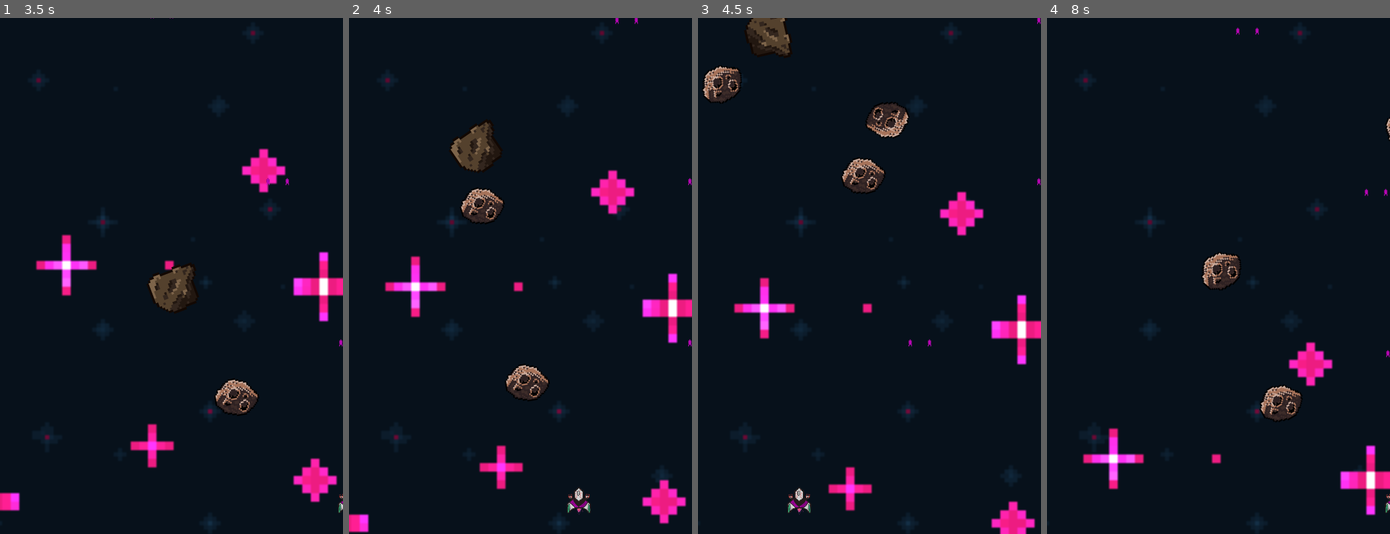
Above: before the commit, frames 1-4 (left to right).
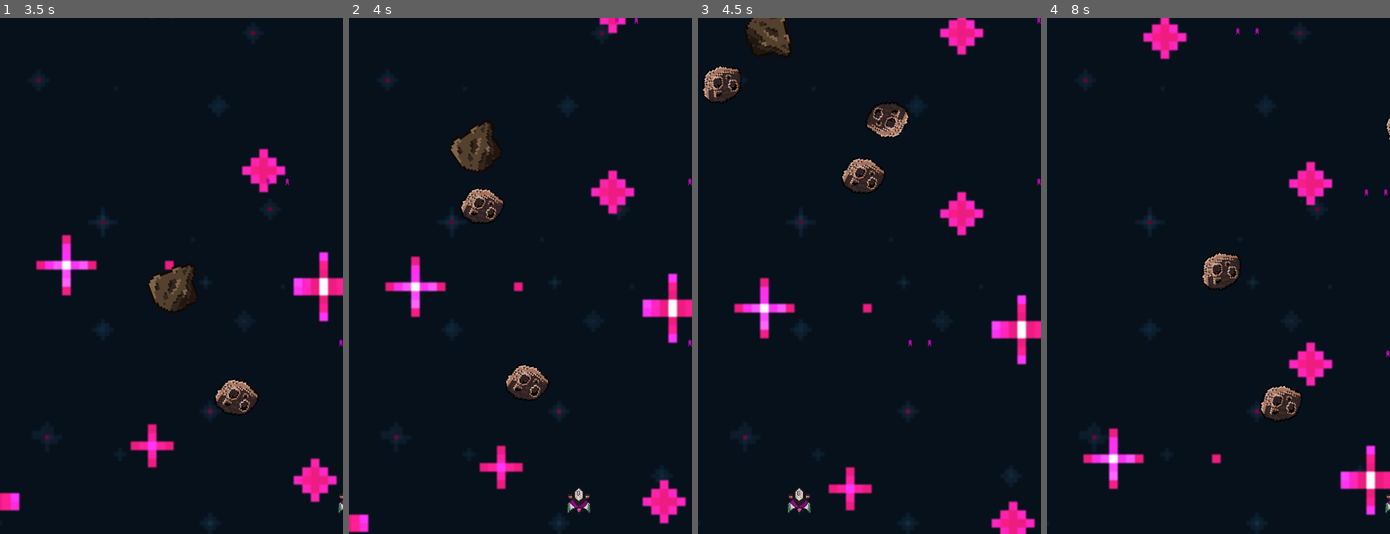
Above: after the commit, the same moments.

Repository: sabdri100/spaceeee
Game: Godot game, scene res://main.tscn
Two runs of this game, one before a commit and one after it. Both use one fixed random seed, a clock stepped at 60 frames per second and the inputs below.
Inputs:
- Up to frame 1 (3.5 s): hold D (move_right) 0.53-1.28 s; hold A (move_left) 1.28-2.03 s; hold D (move_right) from 2.03 s (still down)
- Up to frame 2 (4 s): release D (move_right) at 3.53 s; hold A (move_left) from 3.53 s (still down)
- Up to frame 3 (4.5 s): keep holding A (move_left)
- Up to frame 4 (8 s): release A (move_left) at 5.78 s; hold D (move_right) from 5.78 s (still down)

Frame 1 is identical in both runs. In frame 2, 0.2% of the frame differs, in the area x 72-81%, y 0-4%; in frame 3, 0.6%; in frame 4, 1.2%, in the area x 27-84%, y 0-37%.

Commit message:
fix(background)

Diff:
--- a/parallax_background.tscn
+++ b/parallax_background.tscn
@@ -21,6 +21,7 @@
 
 [node name="ParallaxLayer2" type="ParallaxLayer" parent="."]
 unique_name_in_owner = true
+motion_mirroring = Vector2(0, 340)
 
 [node name="TextureRect" type="TextureRect" parent="ParallaxLayer2"]
 offset_left = -79.0
